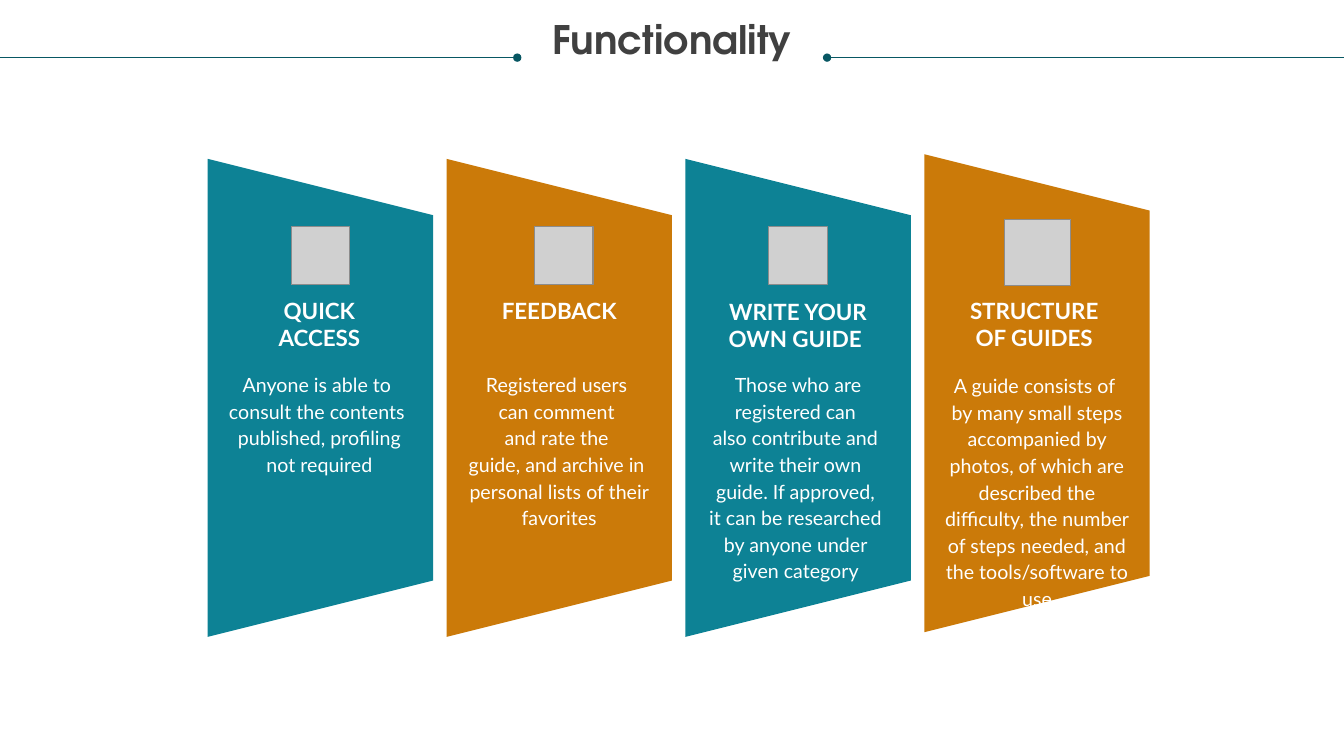
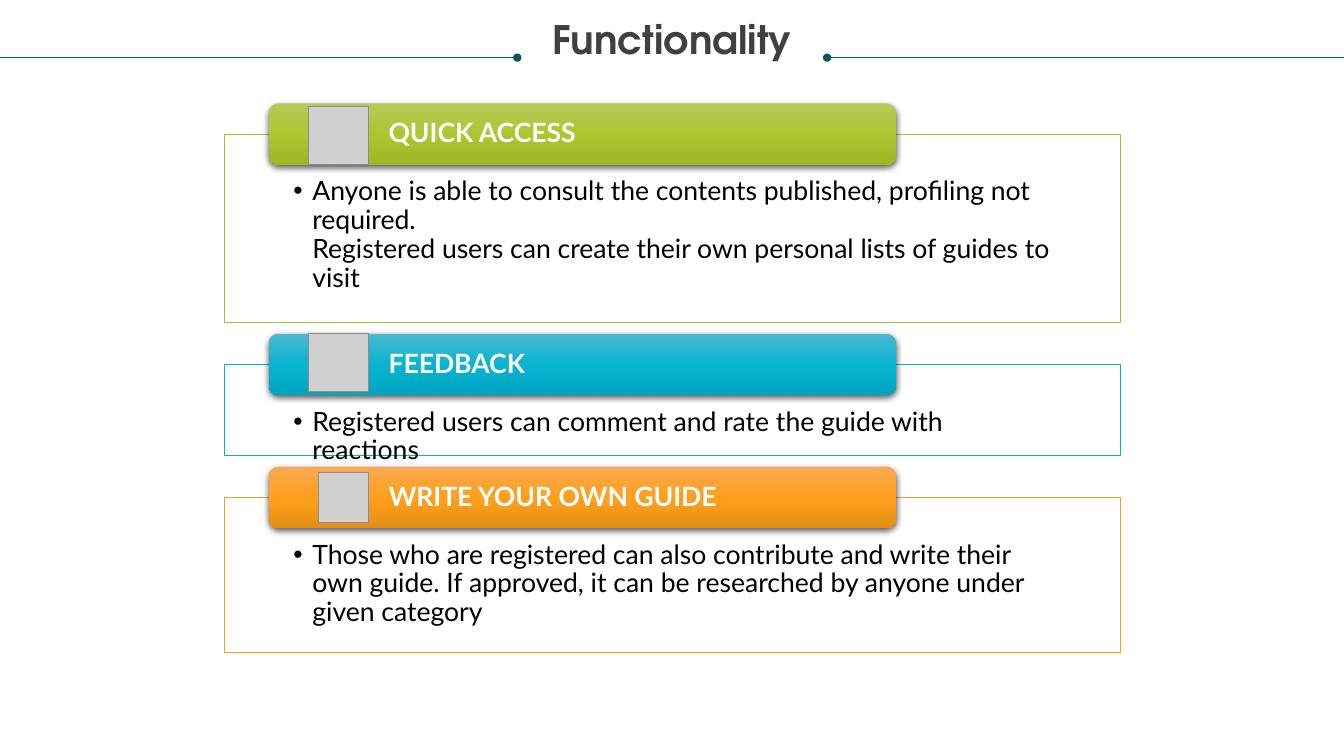
Before and after one commit to Polkanizki/Click-and-Repair_WebTec_Project, a slide deck: slide 2 of Project_Proposal/Click&Repair_Project_Proposal.pptx. Drawn at 1344x756 pixels with LibreOffice and Linux fonts; fonts in the diff are those of the drawing; grey boxes stand for pictures. Boxes give left, top, right and bottom in pixels: in the first picture for what was removed or moved away, otherwise in the second. Text is boxed around its words. In the diff, an @@ line names an element or a change of style, - is before the commit and + after.

Commit message:
File added

```diff
--- a/Project_Proposal/Click&Repair_Project_Proposal.pptx
+++ b/Project_Proposal/Click&Repair_Project_Proposal.pptx
@@ text "QUICK ACCESS": place and size @@
-text "QUICK ACCESS" at <box>279,302,361,346</box>
+text "QUICK ACCESS" at <box>389,122,576,146</box>
@@ picture: place and size @@
-picture at <box>291,227,350,285</box>
+picture at <box>309,107,369,165</box>
@@ trapezoid removed at <box>208,159,434,637</box> @@
@@ trapezoid removed at <box>447,159,673,637</box> @@
@@ trapezoid removed at <box>686,159,911,637</box> @@
@@ trapezoid removed at <box>925,154,1150,632</box> @@
@@ text at <box>312,180,1050,288</box>: text changed; size 14 to 19 pt; text colour #FFFFFF to #000000 @@
-Anyone is able to
-consult the contents
-published, profiling not required
+  • Anyone is able to consult the contents published, profiling not required.
+    Registered users can create their own personal lists of guides to visit
@@ picture removed at <box>1005,220,1071,285</box> @@
@@ text removed at <box>970,302,1098,346</box> @@
-STRUCTURE
-OF GUIDES
@@ text "FEEDBACK": place and size @@
-text "FEEDBACK" at <box>502,302,617,319</box>
+text "FEEDBACK" at <box>389,353,525,373</box>
@@ picture: place and size @@
-picture at <box>535,227,594,285</box>
+picture at <box>309,334,369,392</box>
@@ text removed at <box>945,378,1129,585</box> @@
-A guide consists of
-by many small steps accompanied by photos, of which are described the difficulty, the number of steps needed, and the tools/software to use
@@ text at <box>312,411,943,460</box>: text changed; size 14 to 19 pt; text colour #FFFFFF to #000000 @@
-Registered users
-can comment
-and rate the
-guide, and archive in
-personal lists of their favorites
+  • Registered users can comment and rate the guide with reactions
@@ group added at <box>224,104,1120,653</box>: 3 rectangles, 3 rounded rectangles @@
@@ size 16 to 19 pt; alignment centre to left; line spacing 1 to 0.9; more space between paragraphs; vertical alignment top to middle in 3 elements at <box>389,353,525,373</box>, <box>389,122,576,146</box>, <box>389,486,716,506</box> @@
@@ text "WRITE YOUR OWN GUIDE": place and size @@
-text "WRITE YOUR OWN GUIDE" at <box>729,303,867,347</box>
+text "WRITE YOUR OWN GUIDE" at <box>389,486,716,506</box>
@@ picture: place and size @@
-picture at <box>769,227,828,285</box>
+picture at <box>319,473,369,522</box>
@@ text at <box>312,544,1024,626</box>: text changed; size 14 to 19 pt; text colour #FFFFFF to #000000 @@
-Those who are registered can
-also contribute and
-write their own
-guide. If approved,
-it can be researched
-by anyone under
-given category
+  • Those who are registered can also contribute and write their own guide. If approved, it can be researched by anyone under given category
```
Also in this commit, not shown: 2 other slides changed.
